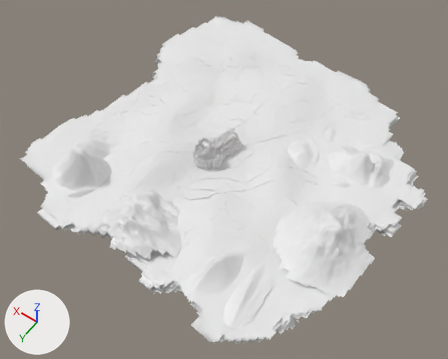
Before and after pictures for a commit that changed the glTF model static/mountain_map.glb.
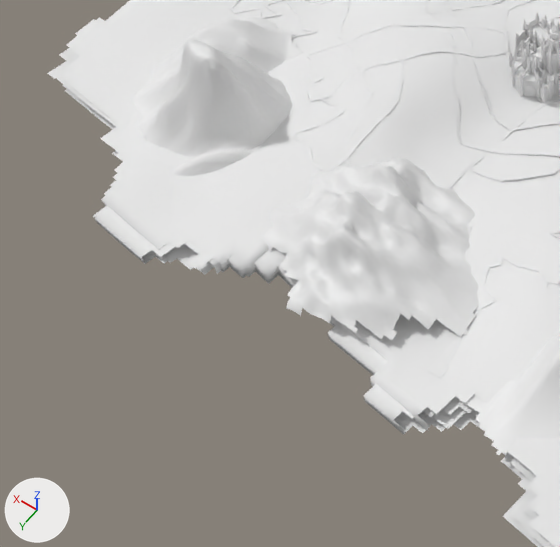
Each version appears first whole from a 50 mm camera at (-20.1, 31.7, 45.0) aimed at (0.6, 2.6, -0.7), and next in a close-up on the part from 1% to 47% of the width and 37% to 94% of the height. The lights are fixed; the arrows at lower left show +X, +Y and +Z. The older version's two pictures come first. Where no turn or scale is listed for an object, it has been applied to the vertices. Vertices at exactly the same position are counted once.

Script lines for the objects in view, before the commit:
```python
me_landscape_005 = bpy.data.meshes.new('Landscape.005')
me_landscape_005.from_pydata(...)  # 2542 vertices, 4766 faces; spans x -3.27..5.28, y -3.47..3.87, z 0.0..1.74
me_landscape_005.materials.append(mat_材质_007)  # white #e7e7e7
me_landscape_007 = bpy.data.meshes.new('Landscape.007')
me_landscape_007.from_pydata(...)  # 3267 vertices, 6256 faces; spans x -5.2..5.35, y -3.32..5.69, z 0.0..2.83
me_landscape_007.materials.append(mat_材质_011)  # white #e7e7e7
me_平面_002 = bpy.data.meshes.new('平面.002')
me_平面_002.from_pydata(...)  # 21087 vertices, 41148 faces; spans x -16.9..17.2, y -17.7..16.0, z -0.8..1.5
me_平面_002.materials.append(mat_material_1)
ob_mountain_criticita = bpy.data.objects.new('MOUNTAIN_criticita', me_landscape_005)
ob_mountain_criticita.location = (-6.33, 10.92, 0.0)
ob_mountain_relazioni = bpy.data.objects.new('MOUNTAIN_relazioni', me_landscape_007)
ob_mountain_relazioni.location = (3.47, 11.3, -0.07)
ob_mountain_relazioni.rotation_euler = (0.0, 0.0, -3.076)  # degrees (0, 0, -176)
ob_terrain_base = bpy.data.objects.new('Terrain_Base', me_平面_002)
ob_terrain_base.location = (1.07, 0.31, -0.06)
# also in view: 'map_line' at (2.9, -1.0, 0.7); 'duomo_top' at (2.6, 1.1, 1.7); 'MOUNTAIN_festa' at (10.7, 9.6, 1.9)
```
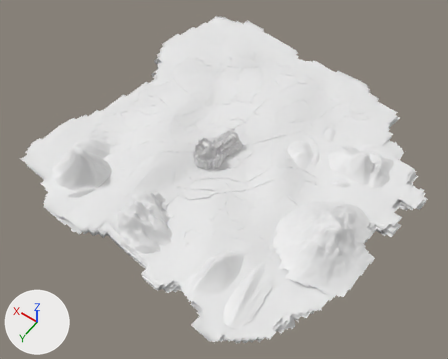
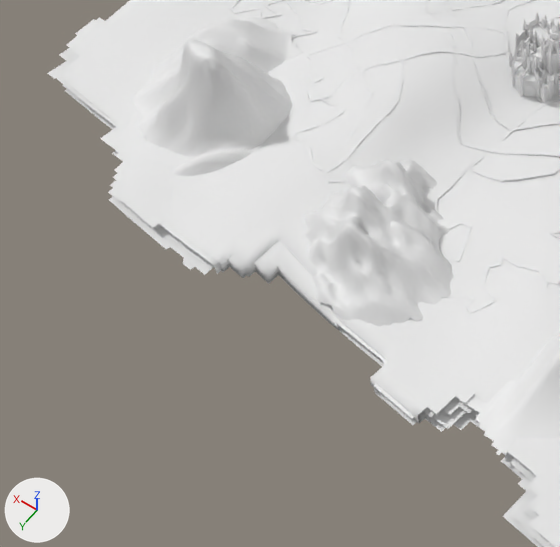
What differs and where, as boxes (x1, y1, x2, y2) in the close-ups (560 x 547 px):
'MOUNTAIN_relazioni', reshaped, moved, rescaled: before (263, 158, 479, 340); after (304, 160, 454, 326)
part 1 of me_平面_002, deleted: before (93, 186, 213, 269)
part 2 of me_平面_002, deleted: before (328, 324, 432, 435)
part 3 of me_landscape_007, deleted: before (280, 263, 331, 324)

The change in detail:
me_平面_002 is used by ob_terrain_base; location (1.07, 0.31, -0.06).
me_平面_002 had 21087 vertices, 41148 faces and spanned x -16.9..17.2, y -17.7..16.0, z -0.8..1.5.
me_平面_002 now has 20998 vertices, 40947 faces and spans x -16.9..17.2, y -17.7..16.0, z -0.8..1.5.
me_平面_002 part 1: 64 vertices removed from x 6.2..10.9, y 14.5..15.5, z -0.5..0.1.
me_平面_002 part 2: 25 vertices removed from x -3.3..1.3, y 14.1..15.4, z -0.6..0.1.
me_landscape_007 is used by ob_mountain_relazioni; location (3.47, 11.3, -0.07); rotation (0.0, 0.0, -3.076), in degrees (0, 0, -176).
me_landscape_007 had 3267 vertices, 6256 faces and spanned x -5.2..5.35, y -3.32..5.69, z 0.0..2.83.
me_landscape_007 now has 3225 vertices, 6181 faces and spans x -5.2..5.35, y -3.03..5.69, z 0.0..2.83.
Part 3, on me_landscape_007:
42 vertices are removed from x -1.73..0.98, y -3.32..-2.29, z 0.18..0.64.
75 faces are deleted.
Object 'MOUNTAIN_relazioni' (ob_mountain_relazioni) moves from (3.47, 11.3, -0.07) to (3.47, 10.94, -1.01).
Object 'MOUNTAIN_relazioni' (ob_mountain_relazioni) is rescaled from (1.0, 1.0, 1.0) to (1.0, 1.0, 1.32).
